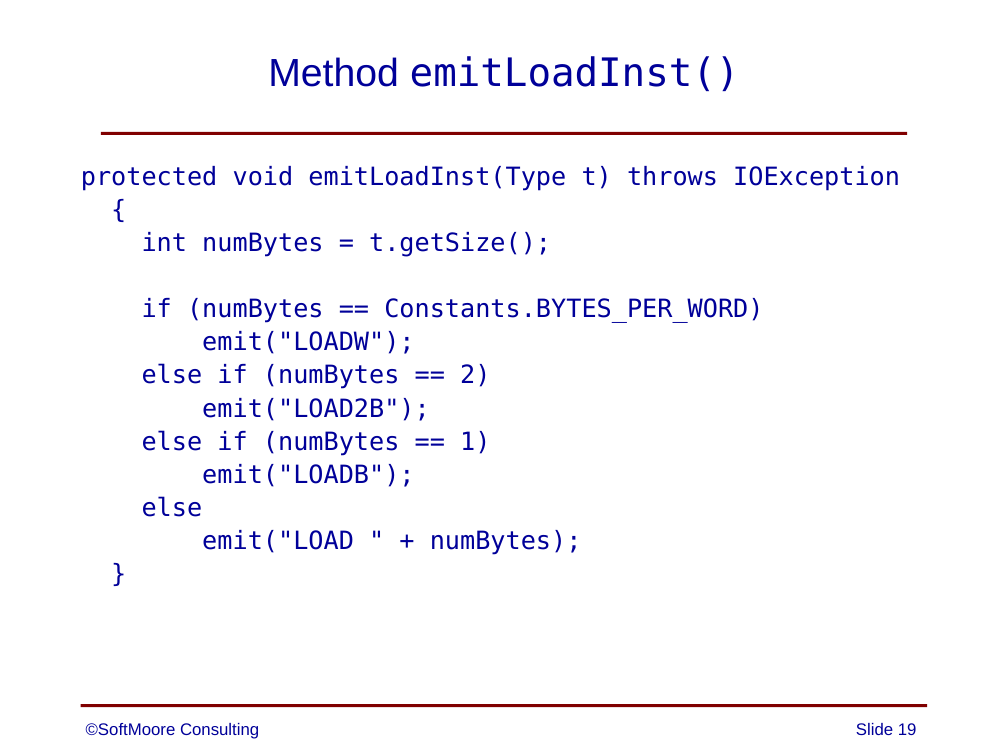
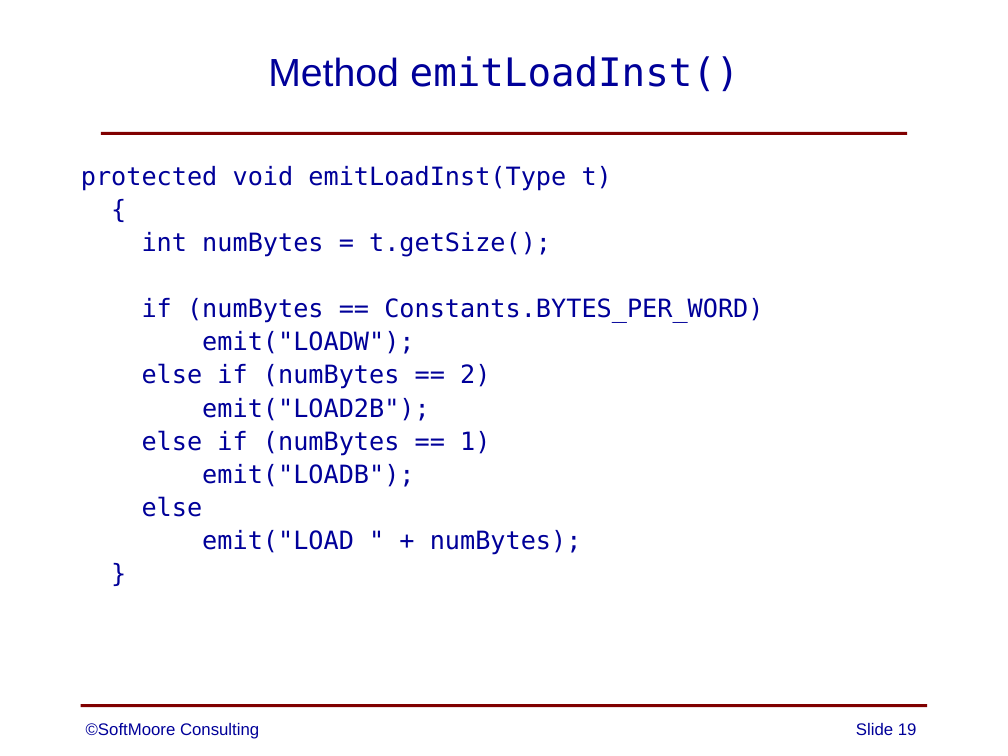
Before and after one commit to SoftMoore/CPRL, a slide deck: slide 19 of PowerPoint/11 - Code Generation.pptx. Drawn at 1008x756 pixels with LibreOffice and Linux fonts; fonts in the diff are those of the drawing. Boxes give left, top, right and bottom in pixels: in the first picture for what was removed or moved away, otherwise in the second. Text is boxed around its words. In the diff, an @@ line names an element or a change of style, - is before the commit and + after.

```diff
--- a/PowerPoint/11 - Code Generation.pptx
+++ b/PowerPoint/11 - Code Generation.pptx
@@ text at [81, 166, 612, 191]: text changed @@
-protected void emitLoadInst(Type t) throws IOException
+protected void emitLoadInst(Type t)
```
Also in this commit, not shown: 12 other slides changed, 2 other files.
